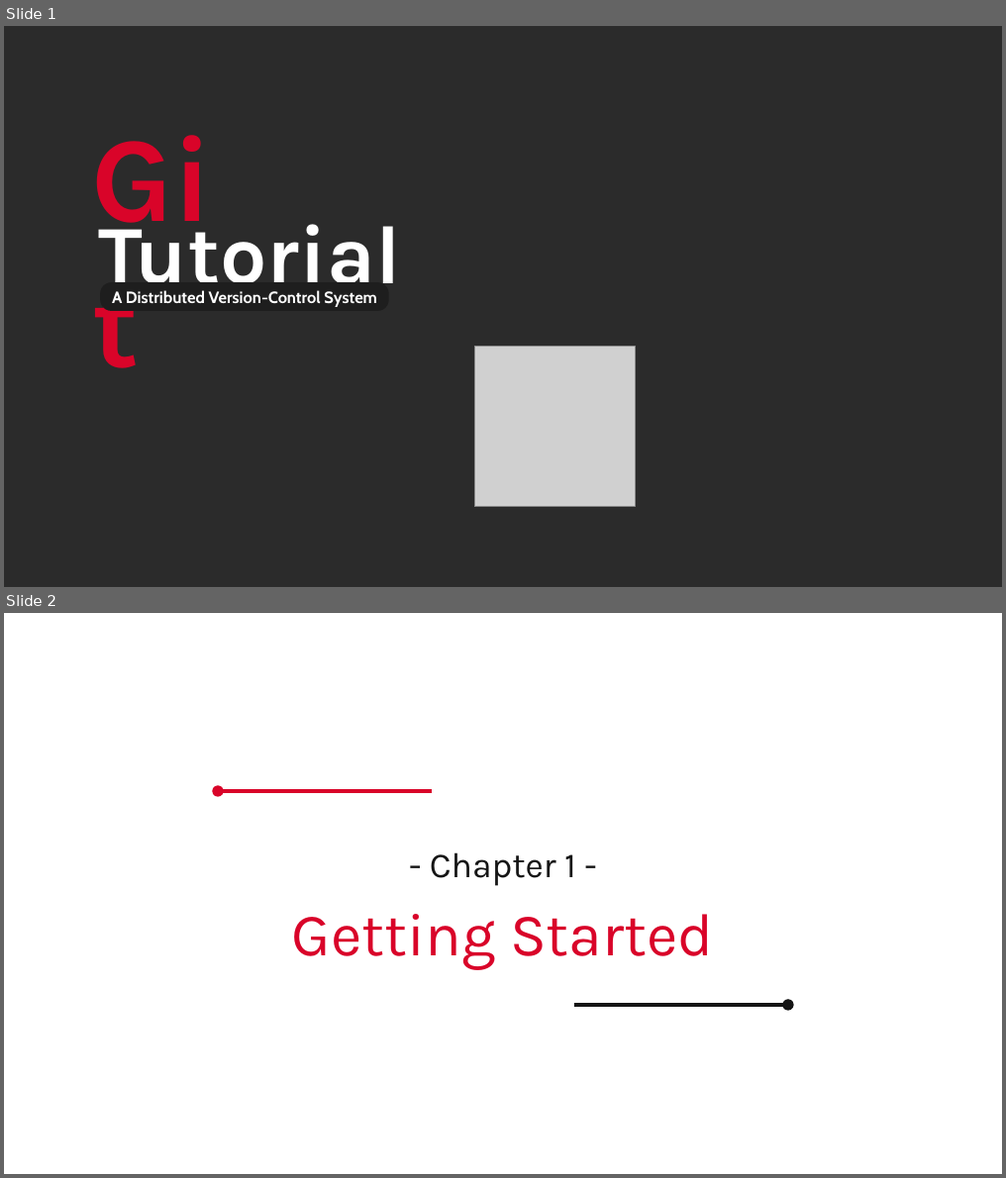
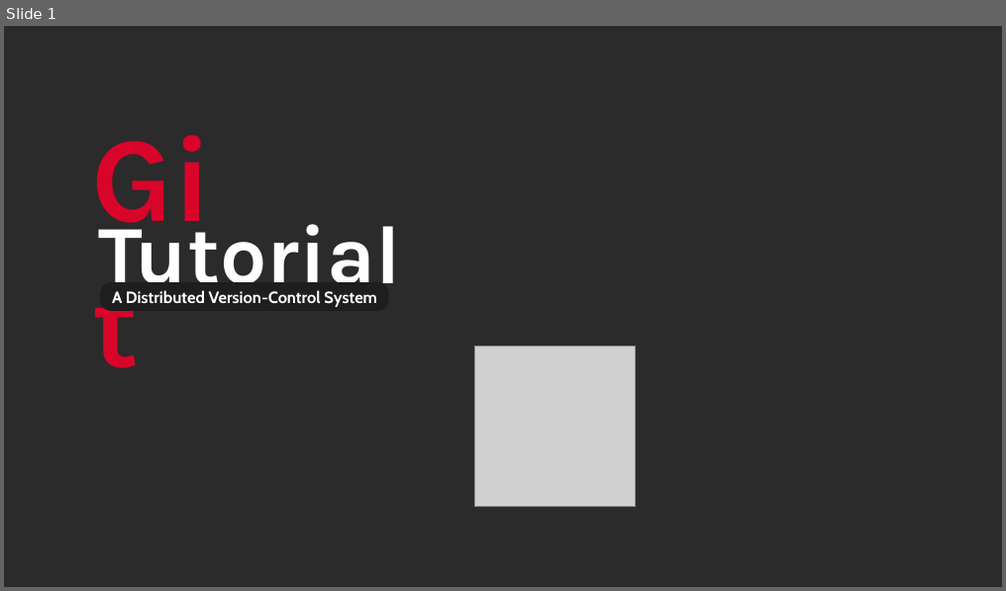
Before and after one commit to MHBahrampour/git-presentation-files, a slide deck: Template.odp. Shown one above the other, each under a label of ours: slides 1 and 2 before the commit, slide 1 after it. The pictures are 1006x1178 and 1006x591 pixels, drawn with LibreOffice and Linux fonts; fonts in the diff are those of the drawing; grey boxes stand for pictures; background and template pictures are left out; a plain dark background stands for a picture behind light text. Boxes give left, top, right and bottom in pixels: in the first picture for what was removed or moved away, otherwise in the second. Text is boxed around its words. In the diff, an @@ line names an element or a change of style, - is before the commit and + after.

```diff
--- a/Template.odp
+++ b/Template.odp
@@ slide 2 removed at box(4, 613, 1002, 1174), background picture (left out) @@
@@ arrow removed from (432, 791) to (218, 791) @@
@@ text removed at box(292, 853, 714, 969) @@
-- Chapter 1 -
-Getting Started
@@ arrow removed from (574, 1005) to (788, 1005) @@
```
Also in this commit, not shown: 1 slide changed, 4 slides added, 4 other slides removed.
